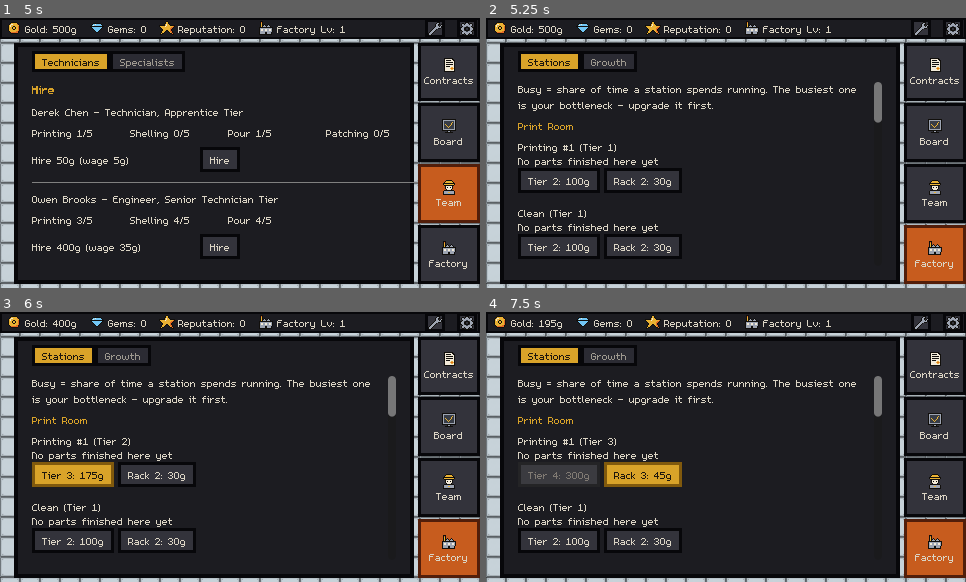
Above: before the commit, frames 1-4 (two rows, left to right).
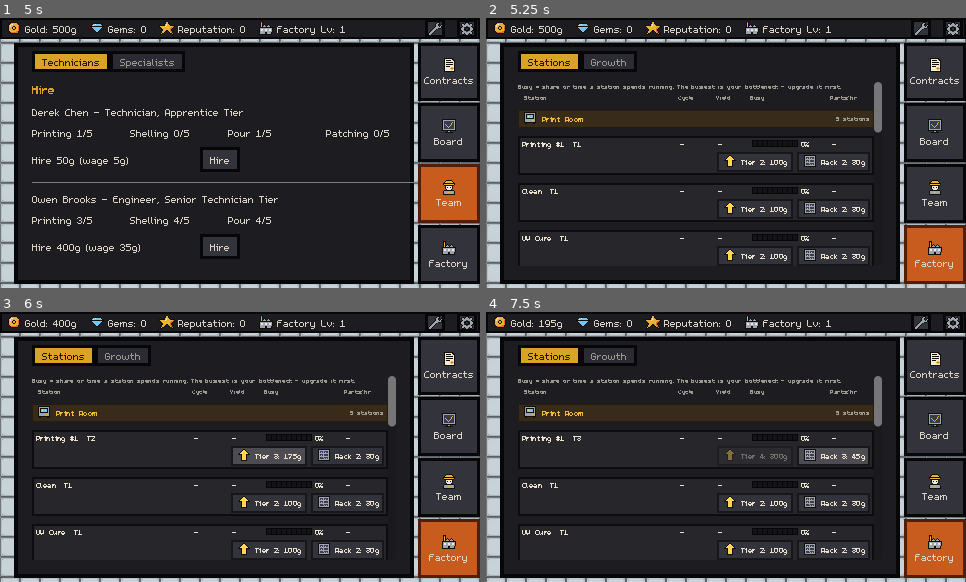
Above: after the commit, the same moments.

Repository: carverweirick/foundry-mobile-game
Game: Godot game, scene res://scenes/main.tscn
The game is run twice, just before and just after one commit, with the same random seed, the same clock (stepped at 60 frames per second) and the same inputs.
Inputs (mouse positions are in pixels of both pictures, inside the frame that each line leads up to):
- Up to frame 1 (5 s): click (24, 266) at 0.5 s; click (436, 28) at 1.27 s; click (465, 28) at 2.02 s; click (451, 72) at 2.77 s; click (451, 131) at 3.52 s; click (451, 193) at 4.27 s
- Up to frame 2 (5.25 s): click (937, 255) at 5.02 s
- Up to frame 3 (6 s): click "Tier 2: 100g" at 5.75 s
- Up to frame 4 (7.5 s): click "Tier 3: 175g" at 6.5 s; click "Rack 2: 30g" at 7.25 s

Frame 1 is identical in both runs. In frame 2, 15% of the frame differs, in the area x 6-83%, y 24-92%; in frame 3, 16%; in frame 4, 14%.

Commit message:
Menu redesign part 3: Factory in the Operator Upgrade Console style
- Stations tab: column header aligned to the cards, room strips with
  station counts, per-station cards with cycle/yield/busy meter/parts-per-
  hour, and Tier/Rack buttons. The bottleneck gets a red border, a
  BOTTLENECK pill and a gold Tier button.
- Growth tab: Factory Level card (EXP bar, the real effects of the next
  level, orange Level Up showing price and payroll), Process Speed card,
  Printers card with owned/cap, printer silhouettes and Buy Printer.
- UiKit labels drop the 3px extra line spacing (wrapped small text looked
  double-spaced).

Co-Authored-By: Claude Opus 5.5 <noreply@anthropic.com>
Claude-Session: https://claude.ai/code/session_01LwGPRWnRjmAtkb5LvtKvk9

Diff:
--- a/scenes/factory_overlay.gd
+++ b/scenes/factory_overlay.gd
@@ -2,41 +2,43 @@
 class_name FactoryOverlay
 
 ## The Factory screen (design doc 27.3/27.7): "see the bottleneck, then buy
-## the fix in the same place." Replaces the old Overview overlay (whose
-## station-status list duplicated the Board) and the Printers overlay (a
-## button that only bought printers was too narrow - 27.3).
+## the fix in the same place", in the "Operator Upgrade Console" style of
+## the user's mockup (assets/inspo/UI/factory_UI.png).
 ##
 ## Stations tab: per-station production stats from GameData's collector
-## (station_stat_summary(): average cycle time, yield, how busy it's been,
-## parts per hour), with the busiest station flagged as the bottleneck, and
-## Tier / Rack upgrade buttons on each row so the numbers lead straight to
-## a purchase. Growth tab: the old Printers screen - factory level, EXP, the
-## paid Level Up (the one place GameData.level_up_factory() is called),
-## process speed, and Buy Printer.
+## (station_stat_summary(): average cycle time, yield, how busy it's been as
+## a meter, parts per hour), grouped under room strips. The busiest station
+## gets a red border and a BOTTLENECK pill, and every card carries its Tier
+## and Rack upgrade buttons so the numbers lead straight to a purchase.
+##
+## Growth tab: three cards - Factory Level (EXP bar, the real effects of the
+## next level, and the paid Level Up: the one place
+## GameData.level_up_factory() is called), Process Speed, and Printers
+## (owned/cap and Buy Printer).
 
 const REFRESH_INTERVAL: float = 0.5
-const HEADER_COLOR := Color(0.85, 0.64, 0.16)
-const BOTTLENECK_COLOR := Color(0.88, 0.35, 0.22)
 ## Below this much busy time the "bottleneck" call is noise, so it's held back.
 const BOTTLENECK_MIN_UTILIZATION: float = 0.25
+const PRINTER_ICON_PATH := "res://assets/sprites/printing_station_L1.png"
+
+## Stats columns (px) - shared by the header strip and every row.
+const COL_CYCLE: float = 34.0
+const COL_YIELD: float = 30.0
+const COL_BUSY: float = 76.0
+const COL_RATE: float = 38.0
 
 @onready var stats_list: VBoxContainer = %StatsList
-@onready var factory_exp_label: Label = %FactoryExpLabel
-@onready var level_up_button: Button = %LevelUpButton
-@onready var process_speed_label: Label = %ProcessSpeedLabel
-@onready var printer_status_label: Label = %PrinterStatusLabel
-@onready var buy_printer_button: Button = %BuyPrinterButton
+@onready var growth_content: VBoxContainer = %Content
 
 ## Set by main.gd right after every Station is spawned.
 var station_by_id: Dictionary = {}
 
 var _refresh_elapsed: float = 0.0
-var _intro_label: Label = null
 
 
 func _on_ready() -> void:
-	buy_printer_button.pressed.connect(_on_buy_printer_pressed)
-	level_up_button.pressed.connect(_on_level_up_pressed)
+	_build_stats_header()
+	_build_growth()
 	# Purchases elsewhere (or a gems reward) can flip affordability on their
 	# own, so these refresh immediately rather than waiting for the poll.
 	GameData.currency_changed.connect(func(_c): _refresh_if_open.call_deferred())
@@ -77,26 +79,65 @@
 
 ## Persistent rows updated in place (same anti-"pop" pattern as the Board).
 class StatRow:
-	var container: VBoxContainer
+	var box: PanelContainer
 	var name_label: Label
-	var stats_label: Label
+	var cycle: Label
+	var yield_label: Label
+	var busy_meter: SegMeter
+	var busy_label: Label
+	var rate: Label
+	var bottleneck_pill: PanelContainer
 	var tier_button: Button
 	var rack_button: Button
 	var station: Station = null
 
 var _stat_rows: Dictionary = {} # station_id -> StatRow
-var _room_headers: Dictionary = {} # room_name -> Label
+var _room_headers: Dictionary = {} # room_name -> PanelContainer
+var _stats_header: Control
+
+
+func _stat_columns(row: HBoxContainer, cycle: Control, yield_c: Control, busy: Control, rate: Control) -> void:
+	cycle.custom_minimum_size.x = COL_CYCLE
+	yield_c.custom_minimum_size.x = COL_YIELD
+	busy.custom_minimum_size.x = COL_BUSY
+	rate.custom_minimum_size.x = COL_RATE
+	for c in [cycle, yield_c, busy, rate]:
+		row.add_child(c)
+
+
+func _build_stats_header() -> void:
+	var box := VBoxContainer.new()
+	box.add_theme_constant_override("separation", 2)
+	var intro := UiKit.label("Busy = share of time a station spends running. The busiest is your bottleneck - upgrade it first.", UiKit.FONT_SMALL, "text_dim")
+	intro.autowrap_mode = TextServer.AUTOWRAP_WORD_SMART
+	box.add_child(intro)
+	# Inset by a card's 2px border + 4px content margin so columns line up.
+	var inset := MarginContainer.new()
+	inset.add_theme_constant_override("margin_left", 6)
+	inset.add_theme_constant_override("margin_right", 6)
+	box.add_child(inset)
+	var row := HBoxContainer.new()
+	row.add_theme_constant_override("separation", 4)
+	inset.add_child(row)
+	var lead := UiKit.label("Station", UiKit.FONT_SMALL, "text_dim")
+	lead.size_flags_horizontal = Control.SIZE_EXPAND_FILL
+	row.add_child(lead)
+	_stat_columns(row, UiKit.label("Cycle", UiKit.FONT_SMALL, "text_dim"), UiKit.label("Yield", UiKit.FONT_SMALL, "text_dim"),
+		UiKit.label("Busy", UiKit.FONT_SMALL, "text_dim"), UiKit.label("Parts/hr", UiKit.FONT_SMALL, "text_dim"))
+	stats_list.add_child(box)
+	_stats_header = box
 
 
 func _refresh_stats() -> void:
-	if _intro_label == null:
-		_intro_label = Label.new()
-		_intro_label.autowrap_mode = TextServer.AUTOWRAP_WORD_SMART
-		_intro_label.text = "Busy = share of time a station spends running. The busiest one is your bottleneck - upgrade it first."
-		stats_list.add_child(_intro_label)
-	stats_list.move_child(_intro_label, 0)
-
+	stats_list.move_child(_stats_header, 0)
 	var bottleneck_id := _bottleneck_station_id()
+	var room_counts: Dictionary = {}
+	for id in GameData.all_real_station_ids():
+		var station: Station = station_by_id.get(id)
+		if station != null and station.station_type != Station.StationType.AUTOMATIC:
+			var room: String = GameData.get_station(id).room_name
+			room_counts[room] = int(room_counts.get(room, 0)) + 1
+
 	var last_room := ""
 	var next_index := 1
 	for id in GameData.all_real_station_ids():
@@ -106,13 +147,13 @@
 		var room_name: String = GameData.get_station(id).room_name
 		if room_name != last_room:
 			last_room = room_name
-			var header: Label = _room_headers.get(room_name)
+			var header: PanelContainer = _room_headers.get(room_name)
 			if header == null:
-				header = Label.new()
-				header.add_theme_color_override("font_color", HEADER_COLOR)
-				header.text = room_name
+				header = UiKit.section(UiKit.room_display_name(room_name), UiKit.room_icon(room_name))
 				stats_list.add_child(header)
 				_room_headers[room_name] = header
+			var count: int = room_counts.get(room_name, 0)
+			(header.get_meta("right_label") as Label).text = "%d station%s" % [count, "" if count == 1 else "s"]
 			stats_list.move_child(header, next_index)
 			next_index += 1
 
@@ -120,8 +161,8 @@
 		if row == null:
 			row = _create_stat_row()
 			_stat_rows[id] = row
-			stats_list.add_child(row.container)
-		stats_list.move_child(row.container, next_index)
+			stats_list.add_child(row.box)
+		stats_list.move_child(row.box, next_index)
 		next_index += 1
 		_update_stat_row(row, station, id == bottleneck_id)
 
@@ -141,60 +182,82 @@
 
 func _create_stat_row() -> StatRow:
 	var row := StatRow.new()
-	row.container = VBoxContainer.new()
-	row.container.add_theme_constant_override("separation", 1)
-
-	row.name_label = Label.new()
-	row.container.add_child(row.name_label)
-
-	row.stats_label = Label.new()
-	row.stats_label.autowrap_mode = TextServer.AUTOWRAP_WORD_SMART
-	row.container.add_child(row.stats_label)
-
-	# Two buttons whose text varies with tier/capacity - an HFlowContainer so
-	# they wrap instead of running off the panel (CLAUDE.md UI rule 2).
-	var buttons := HFlowContainer.new()
-	row.container.add_child(buttons)
-	row.tier_button = Button.new()
+	row.box = UiKit.card()
+	var body := VBoxContainer.new()
+	body.add_theme_constant_override("separation", 3)
+	row.box.add_child(body)
+
+	# Stats line: fixed-width columns, no autowrap (UI rule 1).
+	var line := HBoxContainer.new()
+	line.add_theme_constant_override("separation", 4)
+	body.add_child(line)
+	row.name_label = UiKit.label("")
+	row.name_label.clip_text = true
+	row.name_label.size_flags_horizontal = Control.SIZE_EXPAND_FILL
+	line.add_child(row.name_label)
+	row.cycle = UiKit.label("")
+	row.yield_label = UiKit.label("")
+	var busy := HBoxContainer.new()
+	busy.add_theme_constant_override("separation", 3)
+	row.busy_meter = UiKit.meter(0.0, "good", 9)
+	row.busy_meter.size_flags_vertical = Control.SIZE_SHRINK_CENTER
+	busy.add_child(row.busy_meter)
+	row.busy_label = UiKit.label("")
+	busy.add_child(row.busy_label)
+	row.rate = UiKit.label("")
+	_stat_columns(line, row.cycle, row.yield_label, busy, row.rate)
+
+	# Upgrade buttons: their text varies with tier/capacity - HFlowContainer
+	# so they wrap instead of running off the panel (UI rule 2).
+	var actions := HFlowContainer.new()
+	actions.add_theme_constant_override("h_separation", 4)
+	actions.add_theme_constant_override("v_separation", 2)
+	actions.alignment = FlowContainer.ALIGNMENT_END
+	body.add_child(actions)
+	row.bottleneck_pill = UiKit.pill("! BOTTLENECK", "bad")
+	row.bottleneck_pill.size_flags_vertical = Control.SIZE_SHRINK_CENTER
+	actions.add_child(row.bottleneck_pill)
+	var spacer := Control.new()
+	spacer.size_flags_horizontal = Control.SIZE_EXPAND_FILL
+	actions.add_child(spacer)
+	row.tier_button = UiKit.button("", "act_upgrade")
 	row.tier_button.pressed.connect(_on_tier_pressed.bind(row))
-	buttons.add_child(row.tier_button)
-	row.rack_button = Button.new()
+	actions.add_child(row.tier_button)
+	row.rack_button = UiKit.button("", "act_rack")
 	row.rack_button.pressed.connect(_on_rack_pressed.bind(row))
-	buttons.add_child(row.rack_button)
-
-	var spacer := Control.new()
-	spacer.custom_minimum_size = Vector2(0.0, 4.0)
-	row.container.add_child(spacer)
+	actions.add_child(row.rack_button)
 	return row
 
 
 func _update_stat_row(row: StatRow, station: Station, is_bottleneck: bool) -> void:
 	row.station = station
 	var summary := GameData.station_stat_summary(station.station_id)
-	row.name_label.text = "%s (Tier %d)%s" % [station.station_name, station.current_tier, "  - BOTTLENECK" if is_bottleneck else ""]
-	if is_bottleneck:
-		row.name_label.add_theme_color_override("font_color", BOTTLENECK_COLOR)
+	row.name_label.text = "%s  T%d" % [station.station_name, station.current_tier]
+	UiKit.set_card_border(row.box, "bad" if is_bottleneck else "card_border")
+	row.bottleneck_pill.visible = is_bottleneck
+
+	var utilization: float = summary.utilization
+	row.busy_meter.value = utilization
+	row.busy_meter.color_key = "bad" if is_bottleneck else ("warn" if utilization >= 0.6 else "good")
+	row.busy_label.text = "%d%%" % roundi(utilization * 100.0)
+	UiKit.set_label_color(row.busy_label, "bad" if is_bottleneck else "text")
+	if summary.completed == 0:
+		row.cycle.text = "-"
+		row.yield_label.text = "-"
+		row.rate.text = "-"
 	else:
-		row.name_label.remove_theme_color_override("font_color")
-
-	if summary.completed == 0:
-		row.stats_label.text = "No parts finished here yet"
-	else:
-		var parts: Array[String] = [
-			"Cycle %s" % _format_duration(summary.avg_cycle_seconds),
-			"Busy %d%%" % roundi(summary.utilization * 100.0),
-			"%.1f/hr" % summary.per_hour,
-		]
+		row.cycle.text = _format_duration(summary.avg_cycle_seconds)
 		# Yield only means something where defects can actually be rolled.
-		if GameData.STATION_BASE_DEFECT_RISK.has(station.station_id) or station.station_id.begins_with("printing"):
-			parts.insert(1, "Yield %d%%" % roundi(summary.yield_rate * 100.0))
-		row.stats_label.text = "  ".join(parts)
+		var rolls := GameData.STATION_BASE_DEFECT_RISK.has(station.station_id) or station.station_id.begins_with("printing")
+		row.yield_label.text = "%d%%" % roundi(summary.yield_rate * 100.0) if rolls else "-"
+		row.rate.text = "%.1f/hr" % summary.per_hour
 
 	if station.current_tier < 5:
 		var target := station.current_tier + 1
 		var cost := GameData.upgrade_cost_for_tier(target)
 		row.tier_button.text = "Tier %d: %dg" % [target, cost]
 		row.tier_button.disabled = not GameData.can_afford_with_gems(cost)
+		UiKit.set_button_kind(row.tier_button, "primary" if is_bottleneck and not row.tier_button.disabled else "neutral")
 	else:
 		row.tier_button.text = "Max tier"
 		row.tier_button.disabled = true
@@ -229,42 +292,176 @@
 
 
 # ---------------------------------------------------------------------------
-# Growth tab - factory level + printers (formerly the Printers overlay)
+# Growth tab - factory level, process speed, printers
 # ---------------------------------------------------------------------------
+
+var _level_title: Label
+var _exp_label: Label
+var _exp_bar: ProgressBar
+var _unlocks_title: Label
+var _unlocks_label: Label
+var _level_up_button: Button
+var _speed_value: Label
+var _printer_count: Label
+var _printer_icons: HBoxContainer
+var _buy_printer_button: Button
+var _printer_note: Label
+
+
+func _card_with_section(title: String, icon_name: String) -> VBoxContainer:
+	var card := UiKit.card()
+	growth_content.add_child(card)
+	var body := VBoxContainer.new()
+	body.add_theme_constant_override("separation", 4)
+	card.add_child(body)
+	body.add_child(UiKit.section(title, icon_name))
+	return body
+
+
+func _build_growth() -> void:
+	growth_content.add_theme_constant_override("separation", 6)
+
+	# Factory level: EXP + next-level effects on the left, Level Up on the right.
+	var level_body := _card_with_section("Factory Level", "factory")
+	var level_row := HBoxContainer.new()
+	level_row.add_theme_constant_override("separation", 6)
+	level_body.add_child(level_row)
+	var left := VBoxContainer.new()
+	left.add_theme_constant_override("separation", 3)
+	left.size_flags_horizontal = Control.SIZE_EXPAND_FILL
+	level_row.add_child(left)
+	var title_row := HBoxContainer.new()
+	left.add_child(title_row)
+	_level_title = UiKit.label("", UiKit.FONT_TITLE)
+	_level_title.size_flags_horizontal = Control.SIZE_EXPAND_FILL
+	title_row.add_child(_level_title)
+	_exp_label = UiKit.label("", UiKit.FONT_SMALL, "text_dim")
+	_exp_label.size_flags_vertical = Control.SIZE_SHRINK_END
+	title_row.add_child(_exp_label)
+	_exp_bar = UiKit.bar("gold", 8)
+	left.add_child(_exp_bar)
+	_unlocks_title = UiKit.label("", UiKit.FONT_SMALL, "header_text")
+	left.add_child(_unlocks_title)
+	_unlocks_label = UiKit.label("", UiKit.FONT_SMALL)
+	_unlocks_label.autowrap_mode = TextServer.AUTOWRAP_WORD_SMART
+	left.add_child(_unlocks_label)
+	_level_up_button = UiKit.button("", "", "warn")
+	_level_up_button.custom_minimum_size = Vector2(96, 0)
+	_level_up_button.size_flags_vertical = Control.SIZE_SHRINK_BEGIN
+	_level_up_button.pressed.connect(_on_level_up_pressed)
+	level_row.add_child(_level_up_button)
+
+	# Process speed.
+	var speed_body := _card_with_section("Process Speed Bonus", "settings")
+	var speed_row := HBoxContainer.new()
+	speed_row.add_theme_constant_override("separation", 6)
+	speed_body.add_child(speed_row)
+	_speed_value = UiKit.label("", UiKit.FONT_TITLE, "good")
+	_speed_value.custom_minimum_size.x = 44
+	speed_row.add_child(_speed_value)
+	var speed_note := UiKit.label("Every station's cycles run this much faster, staffed or not. Rises with each factory level.", UiKit.FONT_SMALL, "text_dim")
+	speed_note.autowrap_mode = TextServer.AUTOWRAP_WORD_SMART
+	speed_note.size_flags_horizontal = Control.SIZE_EXPAND_FILL
+	speed_row.add_child(speed_note)
+
+	# Printers.
+	var printer_body := _card_with_section("Printers", "room_print")
+	var printer_row := HBoxContainer.new()
+	printer_row.add_theme_constant_override("separation", 6)
+	printer_body.add_child(printer_row)
+	var counts := VBoxContainer.new()
+	counts.add_theme_constant_override("separation", 0)
+	printer_row.add_child(counts)
+	_printer_count = UiKit.label("", UiKit.FONT_TITLE)
+	counts.add_child(_printer_count)
+	counts.add_child(UiKit.label("owned", UiKit.FONT_SMALL, "text_dim"))
+	_printer_icons = HBoxContainer.new()
+	_printer_icons.add_theme_constant_override("separation", 1)
+	_printer_icons.size_flags_horizontal = Control.SIZE_EXPAND_FILL
+	printer_row.add_child(_printer_icons)
+	_buy_printer_button = UiKit.button("", "", "warn")
+	_buy_printer_button.custom_minimum_size = Vector2(96, 0)
+	_buy_printer_button.size_flags_vertical = Control.SIZE_SHRINK_CENTER
+	_buy_printer_button.pressed.connect(_on_buy_printer_pressed)
+	printer_row.add_child(_buy_printer_button)
+	_printer_note = UiKit.label("", UiKit.FONT_SMALL, "text_dim")
+	_printer_note.autowrap_mode = TextServer.AUTOWRAP_WORD_SMART
+	printer_body.add_child(_printer_note)
+
 
 ## Reaching the EXP threshold only makes the player eligible
 ## (can_level_up_factory()); leveling up is a deliberate paid action that
 ## previews both the price and the payroll it triggers before committing.
 func _refresh_growth() -> void:
+	var level := GameData.factory_level
+	_level_title.text = "Level %d" % level
 	if GameData.is_factory_level_maxed():
-		factory_exp_label.text = "Factory Level %d (max) - %d EXP earned" % [GameData.factory_level, GameData.factory_exp]
-		level_up_button.text = "Factory Level maxed"
-		level_up_button.disabled = true
+		_exp_label.text = "%d EXP (max level)" % GameData.factory_exp
+		_exp_bar.value = 1.0
+		_unlocks_title.text = "Top factory level reached"
+		_unlocks_label.text = ""
+		_level_up_button.text = "Maxed"
+		_level_up_button.disabled = true
 	else:
-		var next_level := GameData.factory_level + 1
-		factory_exp_label.text = "Level %d - %d/%d EXP to Level %d (completing contracts earns EXP)" % [
-			GameData.factory_level, GameData.factory_exp, GameData.factory_exp_for_level(next_level), next_level
-		]
+		var next_level := level + 1
+		var needed := GameData.factory_exp_for_level(next_level)
+		_exp_label.text = "%d / %d EXP" % [GameData.factory_exp, needed]
+		_exp_bar.value = clampf(float(GameData.factory_exp) / maxf(needed, 1.0), 0.0, 1.0)
+		_unlocks_title.text = "Reach Level %d to unlock:" % next_level
+		_unlocks_label.text = "\n".join(_next_level_effects(next_level))
+		var price := GameData.factory_level_up_price()
+		var payroll := GameData.total_wage_payroll()
 		if GameData.can_level_up_factory():
-			var price := GameData.factory_level_up_price()
-			var payroll := GameData.total_wage_payroll()
-			level_up_button.text = "Level Up to %d (%dg + %dg payroll)" % [next_level, price, payroll]
-			level_up_button.disabled = not GameData.can_afford_factory_level_up()
+			_level_up_button.text = "Level Up\n%dg\n+%dg payroll" % [price, payroll]
+			_level_up_button.disabled = not GameData.can_afford_factory_level_up()
+			_level_up_button.tooltip_text = UiText.tip("Costs %dg, then pays every hired worker's wage (%dg total) - that part can put you in debt." % [price, payroll])
 		else:
-			level_up_button.text = "Level Up (need more EXP)"
-			level_up_button.disabled = true
-	process_speed_label.text = "Process speed: +%d%% from factory level" % roundi(
-		(GameData.factory_process_speed_multiplier() - 1.0) * 100.0)
-
-	printer_status_label.text = "%d/%d printers owned (cap rises with factory level)" % [
-		GameData.owned_printer_count, GameData.printer_cap()]
+			_level_up_button.text = "Level Up\n%dg\nneed EXP" % price
+			_level_up_button.disabled = true
+			_level_up_button.tooltip_text = UiText.tip("Finish contracts to earn Factory EXP.")
+	_speed_value.text = "+%d%%" % roundi((GameData.factory_process_speed_multiplier() - 1.0) * 100.0)
+
+	var owned := GameData.owned_printer_count
+	var cap := GameData.printer_cap()
+	_printer_count.text = "%d / %d" % [owned, cap]
+	if _printer_icons.get_child_count() != cap:
+		MenuLayout.clear(_printer_icons)
+		for i in cap:
+			var icon := TextureRect.new()
+			icon.texture = load(PRINTER_ICON_PATH)
+			icon.custom_minimum_size = Vector2(18, 22)
+			icon.expand_mode = TextureRect.EXPAND_IGNORE_SIZE
+			icon.stretch_mode = TextureRect.STRETCH_KEEP_ASPECT_CENTERED
+			icon.texture_filter = CanvasItem.TEXTURE_FILTER_LINEAR_WITH_MIPMAPS
+			icon.mouse_filter = Control.MOUSE_FILTER_IGNORE
+			_printer_icons.add_child(icon)
+	for i in _printer_icons.get_child_count():
+		# Unbought slots read as dark silhouettes.
+		(_printer_icons.get_child(i) as TextureRect).modulate = Color.WHITE if i < owned else Color(0.2, 0.2, 0.22, 0.8)
 	if GameData.can_buy_printer():
 		var cost := GameData.printer_purchase_cost()
-		buy_printer_button.text = "Buy Printer (%dg)" % cost
-		buy_printer_button.disabled = not GameData.can_afford_with_gems(cost)
+		_buy_printer_button.text = "Buy Printer\n%dg" % cost
+		_buy_printer_button.disabled = not GameData.can_afford_with_gems(cost)
+		_printer_note.text = "More printers start more parts at once. The cap rises with factory level."
 	else:
-		buy_printer_button.text = "Printer cap reached - level up for more"
-		buy_printer_button.disabled = true
+		_buy_printer_button.text = "Buy Printer\ncap reached"
+		_buy_printer_button.disabled = true
+		_printer_note.text = "Printer cap reached - level up the factory for more."
+
+
+## Only effects that really happen at level-up (GameData.level_up_factory()
+## and factory_process_speed_multiplier()).
+func _next_level_effects(next_level: int) -> Array[String]:
+	var effects: Array[String] = []
+	effects.append("- +%d%% process speed, all stations" % roundi(GameData.FACTORY_LEVEL_SPEED_BONUS_PER_LEVEL * 100.0))
+	var cap_now: int = GameData.FACTORY_LEVEL_PRINTER_CAP.get(next_level - 1, 0)
+	var cap_next: int = GameData.FACTORY_LEVEL_PRINTER_CAP.get(next_level, cap_now)
+	if cap_next > cap_now:
+		effects.append("- Printer cap %d -> %d" % [cap_now, cap_next])
+	effects.append("- +%d Gems" % GameData.FACTORY_LEVEL_UP_GEM_REWARD)
+	if not GameData.technicians.is_empty():
+		effects.append("- Your crew gains seniority: faster, fewer defects, higher wages")
+	return effects
 
 
 func _on_buy_printer_pressed() -> void:
--- a/scenes/factory_overlay.tscn
+++ b/scenes/factory_overlay.tscn
@@ -53,43 +53,6 @@
 horizontal_scroll_mode = 0
 
 [node name="Content" type="VBoxContainer" parent="Panel/TabContainer/Growth/GrowthScroll"]
+unique_name_in_owner = true
 layout_mode = 2
 size_flags_horizontal = 3
-
-[node name="FactoryHeader" type="Label" parent="Panel/TabContainer/Growth/GrowthScroll/Content"]
-layout_mode = 2
-theme_override_colors/font_color = Color(0.85, 0.64, 0.16, 1)
-text = "Factory Level"
-
-[node name="FactoryExpLabel" type="Label" parent="Panel/TabContainer/Growth/GrowthScroll/Content"]
-unique_name_in_owner = true
-layout_mode = 2
-text = "0/0 EXP to Factory Level 2"
-autowrap_mode = 3
-
-[node name="LevelUpButton" type="Button" parent="Panel/TabContainer/Growth/GrowthScroll/Content"]
-unique_name_in_owner = true
-layout_mode = 2
-text = "Level Up"
-
-[node name="ProcessSpeedLabel" type="Label" parent="Panel/TabContainer/Growth/GrowthScroll/Content"]
-unique_name_in_owner = true
-layout_mode = 2
-text = "Process speed: +0%"
-autowrap_mode = 3
-
-[node name="PrinterHeader" type="Label" parent="Panel/TabContainer/Growth/GrowthScroll/Content"]
-layout_mode = 2
-theme_override_colors/font_color = Color(0.85, 0.64, 0.16, 1)
-text = "Printers"
-
-[node name="PrinterStatusLabel" type="Label" parent="Panel/TabContainer/Growth/GrowthScroll/Content"]
-unique_name_in_owner = true
-layout_mode = 2
-text = "0/0 printers owned"
-autowrap_mode = 3
-
-[node name="BuyPrinterButton" type="Button" parent="Panel/TabContainer/Growth/GrowthScroll/Content"]
-unique_name_in_owner = true
-layout_mode = 2
-text = "Buy Printer"
--- a/scenes/ui_kit.gd
+++ b/scenes/ui_kit.gd
@@ -108,6 +108,9 @@
 	l.text = text
 	l.mouse_filter = Control.MOUSE_FILTER_IGNORE
 	l.add_theme_font_size_override("font_size", size)
+	# m5x7's line height already has air in it; the default 3px extra makes
+	# wrapped small text look double-spaced.
+	l.add_theme_constant_override("line_spacing", 0)
 	_register(l, {"type": "label", "key": color_key})
 	return l
 
